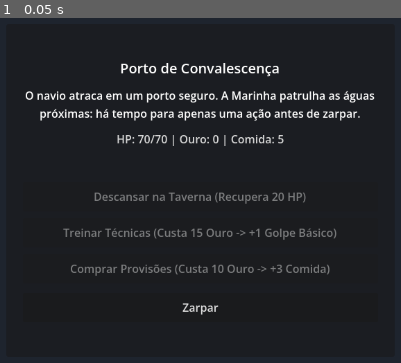
Above: before the commit, frame 1.
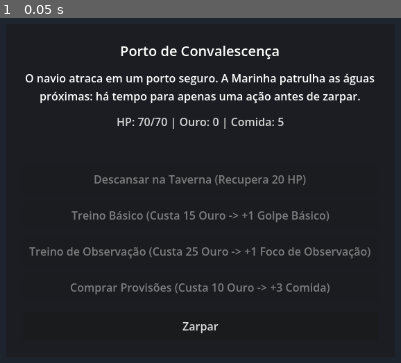
Above: after the commit, the same moment.

Repository: diogoasp/grand-voyage-deckbuilder
Game: Godot game, scene res://scenes/city/CityScene.tscn
Same seed, same stepped clock (60 frames per second), same inputs: the game is played once before the commit and once after it. This scene is started directly instead of the project's main scene.
Inputs:
- Up to frame 1 (0.05 s): no input

The runs differ from the first frame. In frame 1, 11% of the frame differs, in the area x 6-94%, y 7-92%.

Commit message:
Implement Haki cards and associated mechanics, including Armament Strike and Observation Focus

Diff:
--- a/data/cards/cards.json
+++ b/data/cards/cards.json
@@ -87,16 +87,21 @@
 	"mist_form": {
 	  "id": "mist_form",
 	  "name": "Forma de Névoa",
-	  "description": "Seu corpo se dispersa em névoa. Ganhe 8 de bloqueio.",
+	  "description": "Seu corpo se dispersa em névoa. Ganhe 4 de bloqueio e Intangibilidade por 1 turno (todo dano recebido reduzido a 1).",
 	  "cost": 1,
 	  "type": "skill",
 	  "rarity": "rare",
 	  "source": "devil_fruit",
-	  "tags": ["devil_fruit", "logia", "defense"],
+	  "tags": ["devil_fruit", "logia", "defense", "intangible"],
 	  "effects": [
 		{
 		  "type": "block",
-		  "value": 8,
+		  "value": 4,
+		  "target": "player"
+		},
+		{
+		  "type": "intangible",
+		  "value": 1,
 		  "target": "player"
 		}
 	  ]
@@ -122,5 +127,45 @@
 		  "target": "player"
 		}
 	  ]
+	},
+	"buso_strike": {
+	  "id": "buso_strike",
+	  "name": "Golpe com Armamento",
+	  "description": "Endureça sua vontade marcial. Cause 8 de dano perfurante que ignora o bloqueio do inimigo.",
+	  "cost": 1,
+	  "type": "attack",
+	  "rarity": "uncommon",
+	  "source": "haki_training",
+	  "tags": ["haki", "busoshoku", "attack", "piercing"],
+	  "effects": [
+		{
+		  "type": "damage",
+		  "value": 8,
+		  "target": "enemy",
+		  "ignore_block": true
+		}
+	  ]
+	},
+	"kenbun_focus": {
+	  "id": "kenbun_focus",
+	  "name": "Foco de Observação",
+	  "description": "Sinta a intenção do oponente. Ganhe 6 de bloqueio e compre 1 carta.",
+	  "cost": 1,
+	  "type": "skill",
+	  "rarity": "uncommon",
+	  "source": "haki_training",
+	  "tags": ["haki", "kenbunshoku", "defense", "utility"],
+	  "effects": [
+		{
+		  "type": "block",
+		  "value": 6,
+		  "target": "player"
+		},
+		{
+		  "type": "draw",
+		  "value": 1,
+		  "target": "player"
+		}
+	  ]
 	}
 }
--- a/data/events/events.json
+++ b/data/events/events.json
@@ -5,7 +5,7 @@
 	"body": "Um veterano observa seus movimentos no cais. Ele não diz muito, apenas aponta falhas na sua guarda e oferece uma breve lição antes da maré virar.",
 	"choices": [
 	  {
-		"label": "Treinar postura defensiva",
+		"label": "Treinar postura defensiva (+1 Defesa Básica)",
 		"effects": [
 		  {
 			"type": "add_card_to_deck",
@@ -14,7 +14,16 @@
 		]
 	  },
 	  {
-		"label": "Ajudar a carregar suprimentos",
+		"label": "Despertar vontade marcial (+1 Golpe com Armamento - Dano perfurante que ignora bloqueio)",
+		"effects": [
+		  {
+			"type": "add_card_to_deck",
+			"card_id": "buso_strike"
+		  }
+		]
+	  },
+	  {
+		"label": "Ajudar a carregar suprimentos (+15 Ouro)",
 		"effects": [
 		  {
 			"type": "gain_resource",
--- a/scenes/city/CityScene.tscn
+++ b/scenes/city/CityScene.tscn
@@ -83,7 +83,12 @@
 [node name="TrainButton" type="Button" parent="CityPanel/Margin/CityVBox/ActionsVBox"]
 layout_mode = 2
 custom_minimum_size = Vector2(0, 42)
-text = "Treinar Técnicas (Custa 15 Ouro -> +1 Golpe Básico)"
+text = "Treino Básico (Custa 15 Ouro -> +1 Golpe Básico)"
+
+[node name="HakiButton" type="Button" parent="CityPanel/Margin/CityVBox/ActionsVBox"]
+layout_mode = 2
+custom_minimum_size = Vector2(0, 42)
+text = "Treino de Observação (Custa 25 Ouro -> +1 Foco de Observação)"
 
 [node name="SuppliesButton" type="Button" parent="CityPanel/Margin/CityVBox/ActionsVBox"]
 layout_mode = 2
--- a/scenes/combat/CombatScene.tscn
+++ b/scenes/combat/CombatScene.tscn
@@ -152,6 +152,11 @@
 custom_minimum_size = Vector2(110, 120)
 layout_mode = 2
 color = Color(0.2, 0.45, 0.75, 0.8)
+
+[node name="PlayerStatusContainer" type="HBoxContainer" parent="PlayerArea" unique_id=1892837461]
+layout_mode = 2
+alignment = 1
+theme_override_constants/separation = 4
 
 [node name="HandArea" type="HBoxContainer" parent="." unique_id=767289767]
 layout_mode = 0
--- a/scenes/combat/combat_scene.gd
+++ b/scenes/combat/combat_scene.gd
@@ -8,6 +8,7 @@
 
 @onready var player_area: Control = $PlayerArea
 @onready var player_name_label: Label = $PlayerArea/PlayerNameLabel
+@onready var player_status_container: HBoxContainer = $PlayerArea/PlayerStatusContainer
 @onready var player_hp_label: Label = $TopBar/PlayerHPLabel
 
 @onready var energy_label: Label = $TopBar/EnergyLabel
@@ -240,6 +241,25 @@
 			card_view.reset_visual_state()
 
 	end_turn_button.disabled = combat_finished
+	update_status_icons()
+
+
+func update_status_icons() -> void:
+	if player_status_container == null:
+		return
+
+	for child in player_status_container.get_children():
+		child.queue_free()
+
+	if player != null and player.intangible > 0:
+		var status_badge := PanelContainer.new()
+		var label := Label.new()
+		label.text = "☁ Névoa (%d)" % player.intangible
+		label.add_theme_font_size_override("font_size", 12)
+		label.add_theme_color_override("font_color", Color(0.7, 0.9, 1.0))
+		status_badge.add_child(label)
+		status_badge.tooltip_text = "Intangibilidade (Forma de Névoa): Dano recebido reduzido a no máximo 1 por %d turno(s)." % player.intangible
+		player_status_container.add_child(status_badge)
 
 func get_card_views_in_hand() -> Array[CardView]:
 	var card_views: Array[CardView] = []
@@ -417,6 +437,7 @@
 
 	combat_context.reset_energy()
 	player.clear_block()
+	player.tick_turn_statuses()
 
 	select_enemy_intent()
 	deck_manager.draw_cards(cards_per_turn)
--- a/scripts/city/city_scene.gd
+++ b/scripts/city/city_scene.gd
@@ -9,6 +9,7 @@
 
 @onready var rest_button: Button = $CityPanel/Margin/CityVBox/ActionsVBox/RestButton
 @onready var train_button: Button = $CityPanel/Margin/CityVBox/ActionsVBox/TrainButton
+@onready var haki_button: Button = $CityPanel/Margin/CityVBox/ActionsVBox/HakiButton
 @onready var supplies_button: Button = $CityPanel/Margin/CityVBox/ActionsVBox/SuppliesButton
 @onready var depart_button: Button = $CityPanel/Margin/CityVBox/DepartButton
 
@@ -16,6 +17,7 @@
 
 const REST_HEAL_AMOUNT: int = 20
 const TRAIN_GOLD_COST: int = 15
+const HAKI_GOLD_COST: int = 25
 const SUPPLIES_GOLD_COST: int = 10
 const SUPPLIES_FOOD_AMOUNT: int = 3
 
@@ -23,6 +25,7 @@
 func _ready() -> void:
 	rest_button.pressed.connect(_on_rest_pressed)
 	train_button.pressed.connect(_on_train_pressed)
+	haki_button.pressed.connect(_on_haki_pressed)
 	supplies_button.pressed.connect(_on_supplies_pressed)
 	depart_button.pressed.connect(_on_depart_pressed)
 
@@ -44,6 +47,7 @@
 	if action_taken:
 		rest_button.disabled = true
 		train_button.disabled = true
+		haki_button.disabled = true
 		supplies_button.disabled = true
 		depart_button.disabled = false
 		return
@@ -51,6 +55,7 @@
 	depart_button.disabled = false
 	rest_button.disabled = GameState.player_hp >= GameState.player_max_hp
 	train_button.disabled = GameState.gold < TRAIN_GOLD_COST
+	haki_button.disabled = GameState.gold < HAKI_GOLD_COST
 	supplies_button.disabled = GameState.gold < SUPPLIES_GOLD_COST
 
 
@@ -83,6 +88,21 @@
 	update_buttons_state()
 
 
+func _on_haki_pressed() -> void:
+	if action_taken:
+		return
+
+	if not GameState.spend_gold(HAKI_GOLD_COST):
+		feedback_label.text = "Ouro insuficiente para o treino de Haki."
+		return
+
+	action_taken = true
+	GameState.add_card_to_deck("kenbun_focus")
+	feedback_label.text = "Treino de Kenbunshoku concluído (-%d Ouro, +1 Foco de Observação ao deck)." % HAKI_GOLD_COST
+	update_status()
+	update_buttons_state()
+
+
 func _on_supplies_pressed() -> void:
 	if action_taken:
 		return
--- a/scripts/combat/combatant.gd
+++ b/scripts/combat/combatant.gd
@@ -6,6 +6,7 @@
 var max_hp: int = 1
 var hp: int = 1
 var block: int = 0
+var intangible: int = 0
 
 
 func setup(new_id: String, new_display_name: String, new_max_hp: int) -> void:
@@ -14,14 +15,24 @@
 	max_hp = max(new_max_hp, 1)
 	hp = max_hp
 	block = 0
+	intangible = 0
 
 
-func take_damage(amount: int) -> Dictionary:
+func take_damage(amount: int, ignore_block: bool = false) -> Dictionary:
 	var incoming_damage: int = max(amount, 0)
-	var blocked_damage: int = min(block, incoming_damage)
-	var final_damage: int = incoming_damage - blocked_damage
+	var blocked_damage: int = 0
+	var final_damage: int = incoming_damage
 
-	block -= blocked_damage
+	# Intangibilidade reduz todo dano recebido a no máximo 1 (mecânica canônica de intangibilidade/logia)
+	if intangible > 0 and incoming_damage > 0:
+		incoming_damage = 1
+		final_damage = 1
+
+	if not ignore_block:
+		blocked_damage = min(block, incoming_damage)
+		final_damage = incoming_damage - blocked_damage
+		block -= blocked_damage
+
 	hp -= final_damage
 	hp = max(hp, 0)
 
@@ -29,7 +40,8 @@
 		"incoming_damage": incoming_damage,
 		"blocked_damage": blocked_damage,
 		"final_damage": final_damage,
-		"remaining_hp": hp
+		"remaining_hp": hp,
+		"was_intangible": intangible > 0
 	}
 
 
@@ -39,6 +51,15 @@
 
 func clear_block() -> void:
 	block = 0
+
+
+func gain_intangible(turns: int) -> void:
+	intangible += max(turns, 0)
+
+
+func tick_turn_statuses() -> void:
+	if intangible > 0:
+		intangible -= 1
 
 
 func is_defeated() -> bool:
--- a/scripts/combat/effect_resolver.gd
+++ b/scripts/combat/effect_resolver.gd
@@ -35,7 +35,8 @@
 
 	match effect_type:
 		"damage":
-			return resolve_damage(value, target, context, source)
+			var ignore_block: bool = bool(effect.get("ignore_block", false))
+			return resolve_damage(value, target, context, source, ignore_block)
 
 		"block":
 			return resolve_block(value, target, context, source)
@@ -48,6 +49,9 @@
 
 		"heal":
 			return resolve_heal(value, target, context, source)
+
+		"intangible":
+			return resolve_intangible(value, target, context, source)
 
 		_:
 			return {
@@ -63,7 +67,8 @@
 	value: int,
 	target: String,
 	context: CombatContext,
-	source: String
+	source: String,
+	ignore_block: bool = false
 ) -> Dictionary:
 	var target_combatant: Combatant = get_target_combatant(target, context, source)
 
@@ -76,7 +81,17 @@
 			"message": "Alvo inválido para dano: %s" % target
 		}
 
-	var damage_result: Dictionary = target_combatant.take_damage(value)
+	var damage_result: Dictionary = target_combatant.take_damage(value, ignore_block)
+
+	var msg: String = "%s recebeu %d de dano." % [
+		target_combatant.display_name,
+		int(damage_result["final_damage"])
+	]
+	if ignore_block:
+		msg = "%s recebeu %d de dano direto perfurante (ignora bloqueio)." % [
+			target_combatant.display_name,
+			int(damage_result["final_damage"])
+		]
 
 	return {
 		"type": "damage",
@@ -87,10 +102,7 @@
 		"blocked_damage": int(damage_result["blocked_damage"]),
 		"final_damage": int(damage_result["final_damage"]),
 		"remaining_hp": int(damage_result["remaining_hp"]),
-		"message": "%s recebeu %d de dano." % [
-			target_combatant.display_name,
-			int(damage_result["final_damage"])
-		]
+		"message": msg
 	}
 
 
@@ -217,6 +229,40 @@
 		]
 	}
 
+
+func resolve_intangible(
+	value: int,
+	target: String,
+	context: CombatContext,
+	source: String
+) -> Dictionary:
+	var target_combatant: Combatant = get_target_combatant(target, context, source)
+
+	if target_combatant == null:
+		return {
+			"type": "intangible",
+			"source": source,
+			"target": target,
+			"success": false,
+			"message": "Alvo inválido para intangibilidade: %s" % target
+		}
+
+	var turns: int = max(value, 1)
+	target_combatant.gain_intangible(turns)
+
+	return {
+		"type": "intangible",
+		"source": source,
+		"target": target,
+		"success": true,
+		"turns": turns,
+		"message": "%s ativou Intangibilidade por %d turno(s)! Dano recebido reduzido a 1." % [
+			target_combatant.display_name,
+			turns
+		]
+	}
+
+
 func get_target_combatant(
 	target: String,
 	context: CombatContext,
Not shown, changed: docs/CURRENT_STATE.md
Not shown, changed: docs/CURRENT_TASK.md
